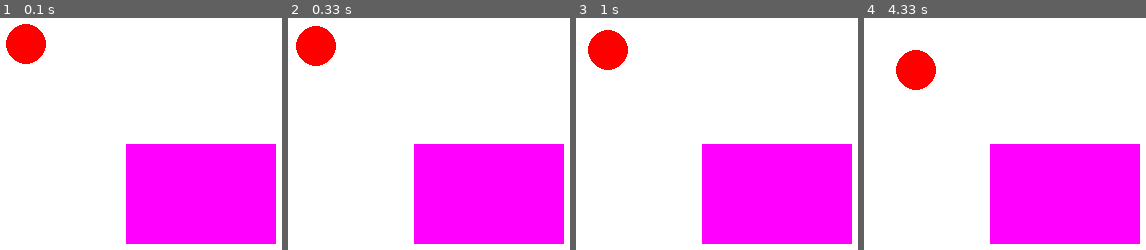
Above: before the commit, frames 1-4 (left to right).
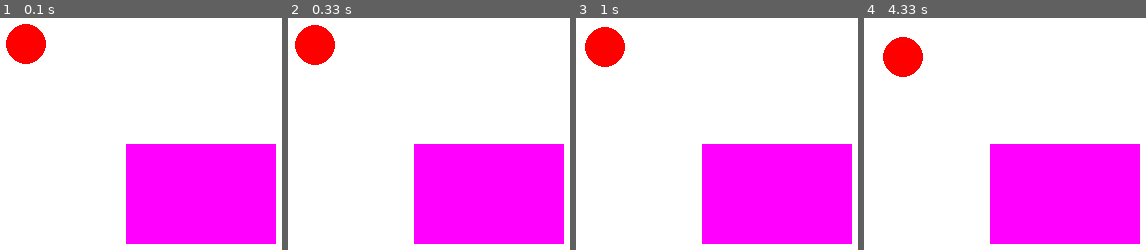
Above: after the commit, the same moments.

Repository: lookinALX/pygameProject
Game: pygame game, started from main.py
Same seed, same stepped clock (60 frames per second), same inputs: the game is played once before the commit and once after it.
Inputs:
- Up to frame 1 (0.1 s): no input
- Up to frame 2 (0.33 s): no input
- Up to frame 3 (1 s): no input
- Up to frame 4 (4.33 s): no input

Frame 1 is identical in both runs. In frame 2, 0.2% of the frame differs, in the area x 2-18%, y 3-21%; in frame 3, 0.5%; in frame 4, 2.1%, in the area x 6-26%, y 8-32%.

Commit message:
круг коллизия работает с прямоугольником

Diff:
--- a/main.py
+++ b/main.py
@@ -9,10 +9,10 @@
     # Ниже инициализация
     screen = pygame.display.set_mode((constants.SCREEN_WIDTH, constants.SCREEN_HEIGHT))
     rectangle2 = shapes.Rectangle((255, 0, 255), 200, 200, 150, 100, 0.1, 0.1)
-    #rectangle1 = shapes.Rectangle((0, 0, 255), 50, 50, 150, 100, 0.1, 0.1)
-    #square1 = shapes.Square((255, 0, 0), 500, 300, 200, 0, 0)
+    # rectangle1 = shapes.Rectangle((0, 0, 255), 50, 50, 150, 100, 0.1, 0.1)
+    # square1 = shapes.Square((255, 0, 0), 500, 300, 200, 0, 0)
     square2 = shapes.Square((255, 255, 0), 100, 100, 20, 0.1, 0.05)
-    circle1 = shapes.Circle(color=(255, 0, 0), x=100, y=100, radius=20, speed_x=0.1, speed_y=0.1)
+    circle1 = shapes.Circle(color=(255, 0, 0), x=100, y=100, radius=20, speed_x=0.05, speed_y=0.05)
     # Бесконечный цикл программы
     running = True
     while running:
@@ -24,15 +24,15 @@
         # TODO: отрисовать и двигать круг, квадрат
         # Draw objects
         rectangle2.draw(screen)
-        #rectangle1.draw(screen)
-        #square1.draw(screen)
-        #square2.draw(screen)
+        # rectangle1.draw(screen)
+        # square1.draw(screen)
+        # square2.draw(screen)
         circle1.draw(screen)
         # Move objects
-        #rectangle1.move()
-        #rectangle1.check_collision(rectangle2)
-        #square2.check_collision(rectangle2)
-        #square2.move()
+        # rectangle1.move()
+        # rectangle1.check_collision(rectangle2)
+        # square2.check_collision(rectangle2)
+        # square2.move()
         circle1.move()
         circle1.check_collision(rectangle2)
 
--- a/shapes.py
+++ b/shapes.py
@@ -193,14 +193,14 @@
     def rotate(self, surface, angle):
         pygame.transform.rotate(surface, -angle)
 
-    def check_collision(self, other_circle):
+    def check_collision(self, other_rect):
         collision_detected = False
-        if (self.x + self.radius >= other_circle.x and self.y + self.radius >= other_circle.y) and (
-                other_circle.y + other_circle.radius >= self.y and other_circle.x + other_circle.radius >= self.x):
+        if ((self.x + self.radius >= other_rect.x and self.y + self.radius >= other_rect.y)
+                and (self.x - self.radius < other_rect.x + other_rect.width and
+                     self.y - self.radius < other_rect.y + other_rect.height)):
             collision_detected = True
             print("COLLISION!")
         else:
             collision_detected = False
         return collision_detected
-
     pass
